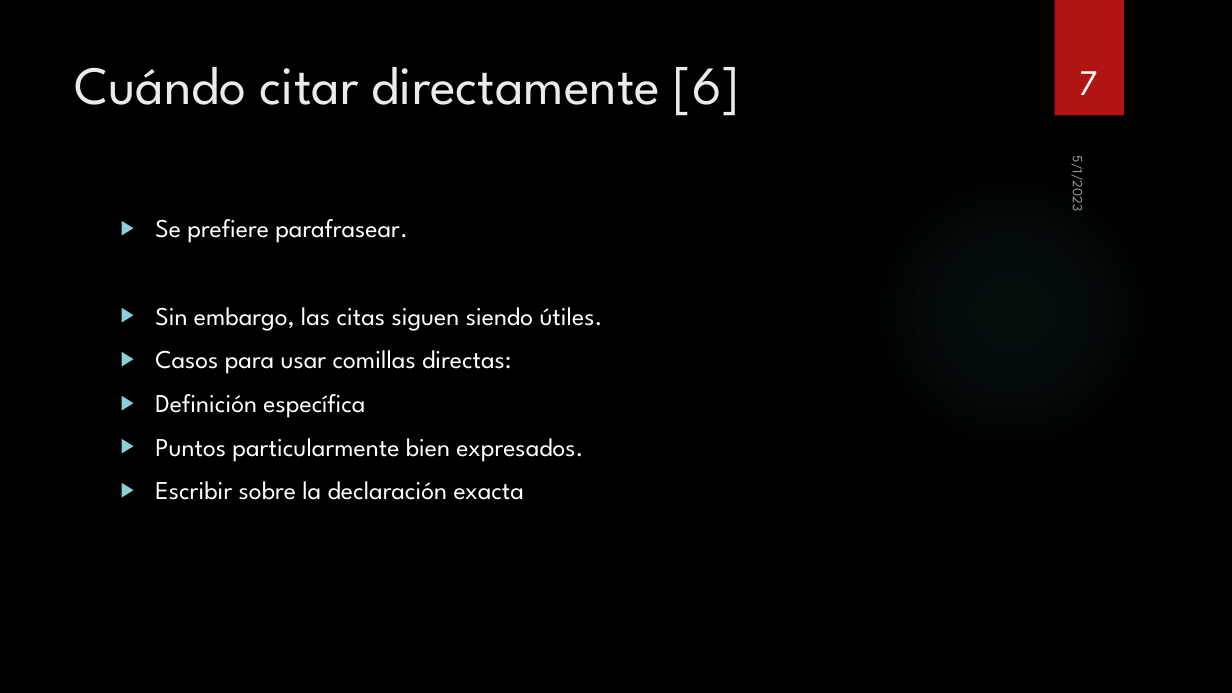
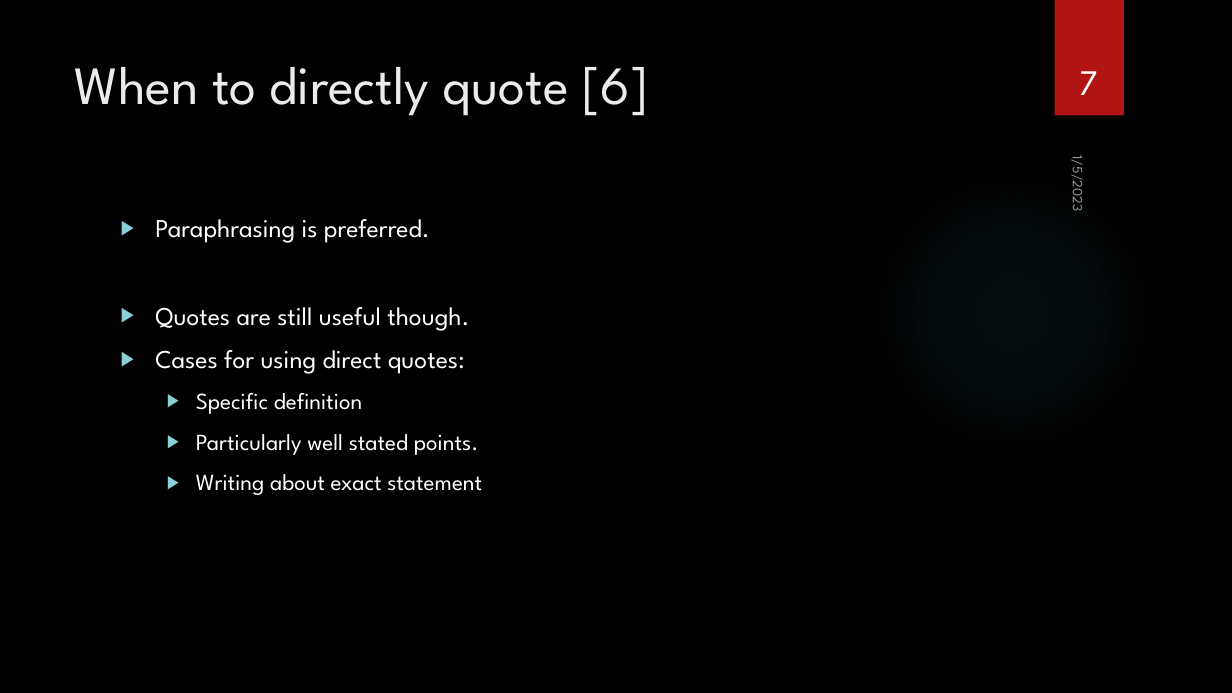
Before and after one commit to contic5/powerpoint-translator, a slide deck: slide 7 of results/Paraphrasing and Citing V2 Spanish.pptx. Drawn at 1232x693 pixels with LibreOffice and Linux fonts; fonts in the diff are those of the drawing; background and template pictures are left out. Boxes give left, top, right and bottom in pixels: in the first picture for what was removed or moved away, otherwise in the second. Text is boxed around its words. In the diff, an @@ line names an element or a change of style, - is before the commit and + after.

```diff
--- a/results/Paraphrasing and Citing V2 Spanish.pptx
+++ b/results/Paraphrasing and Citing V2 Spanish.pptx
@@ title at <box>75,67,648,116</box>: text changed @@
-Cuándo citar directamente [6]
+When to directly quote [6]
@@ text at <box>1068,161,1089,211</box>: text changed @@
-5/1/2023
+1/5/2023
@@ text at <box>155,219,482,495</box>: text changed @@
-▶ Se prefiere parafrasear.
-▶ Sin embargo, las citas siguen siendo útiles.
-▶ Casos para usar comillas directas:
-▶ Definición específica
-▶ Puntos particularmente bien expresados.
-▶ Escribir sobre la declaración exacta
+▶ Paraphrasing is preferred.
+▶ Quotes are still useful though.
+▶ Cases for using direct quotes:
+  ▶ Specific definition
+  ▶ Particularly well stated points.
+  ▶ Writing about exact statement
```
Also in this commit, not shown: 8 other slides changed, 1 other file.
